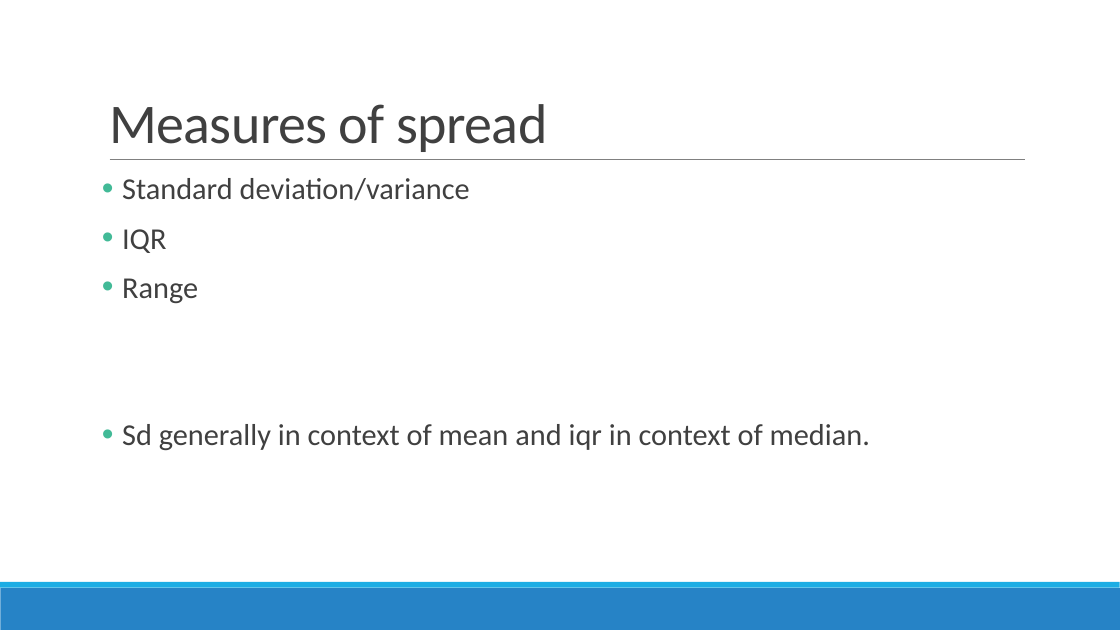
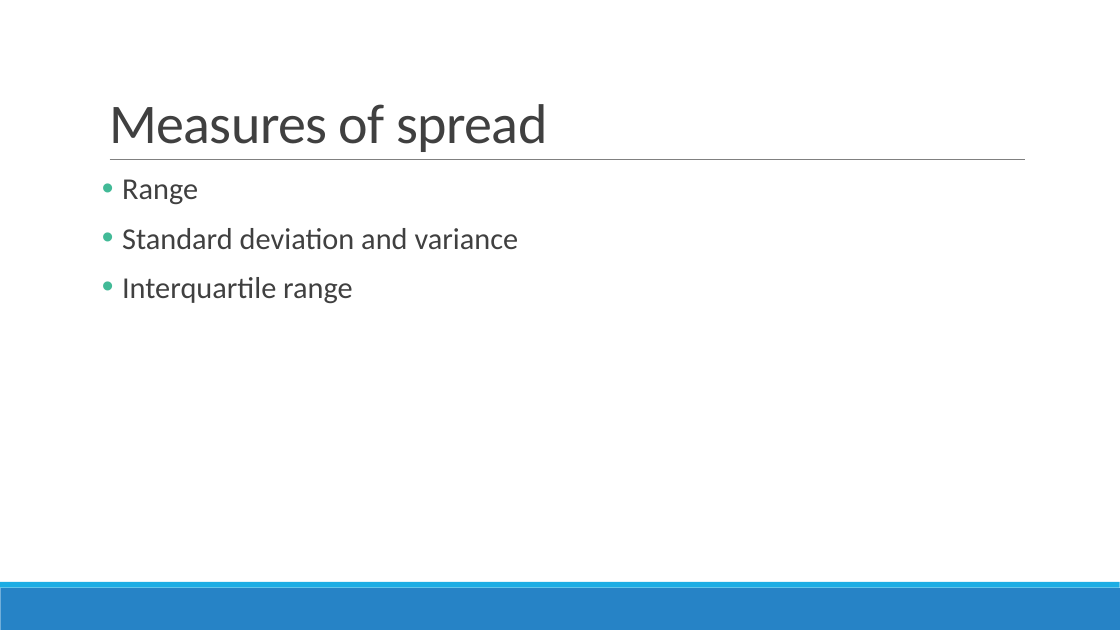
Before and after one commit to sjspielman/bio5312_fall2017, a slide deck: slide 18 of slides/intro.pptx (slide 9 before the commit). Drawn at 1120x630 pixels with LibreOffice and Linux fonts; fonts in the diff are those of the drawing. Boxes give left, top, right and bottom in pixels: in the first picture for what was removed or moved away, otherwise in the second. Text is boxed around its words. In the diff, an @@ line names an element or a change of style, - is before the commit and + after.

```diff
--- a/slides/intro.pptx
+++ b/slides/intro.pptx
@@ text at [122,178,470,253]: paragraphs removed @@
-• Standard deviation/variance
-• IQR
@@ text at [122,228,519,303]: text changed @@
-• Sd generally in context of mean and iqr in context of median.
+• Standard deviation and variance
+• Interquartile range
```
Also in this commit, not shown: 6 other slides changed, 14 slides added, 1 slide removed, 7 other files.
